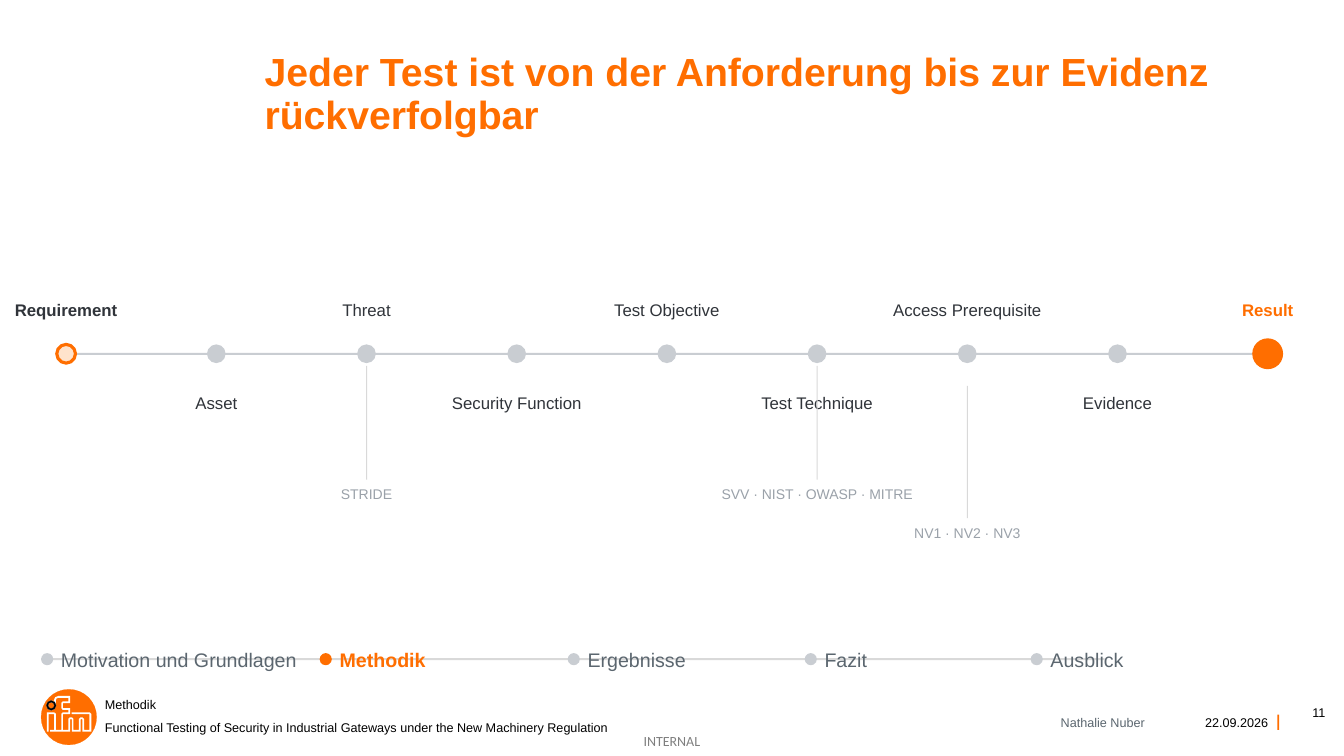
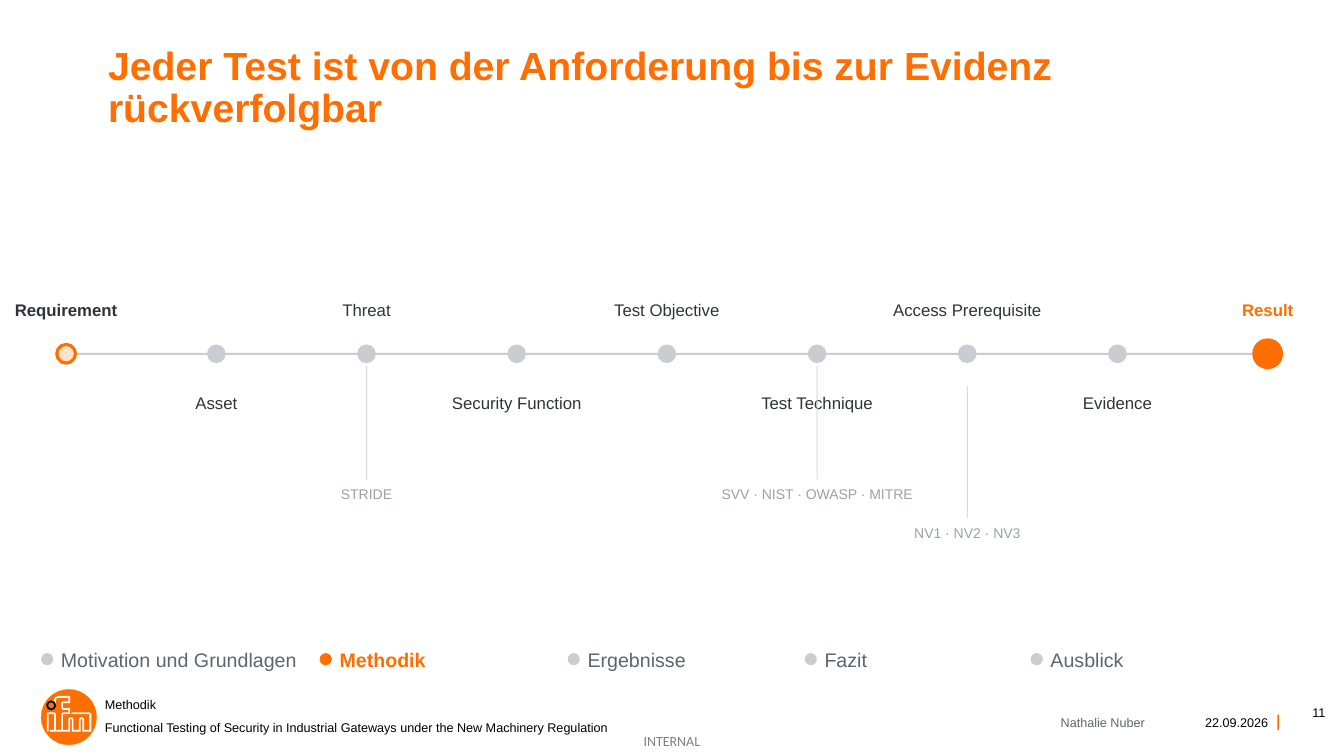
Before and after one commit to nathalienr/Bachelorarbeit, a slide deck: slide 11 of Functional Testing of Security in Industrial Gateways under the New Machinery Regulation.pptx. Drawn at 1344x756 pixels with LibreOffice and Linux fonts; fonts in the diff are those of the drawing; background and template pictures are left out. Boxes give left, top, right and bottom in pixels: in the first picture for what was removed or moved away, otherwise in the second. Text is boxed around its words. In the diff, an @@ line names an element or a change of style, - is before the commit and + after.

```diff
--- a/Functional Testing of Security in Industrial Gateways under the New Machinery Regulation.pptx
+++ b/Functional Testing of Security in Industrial Gateways under the New Machinery Regulation.pptx
@@ title "Jeder Test ist von der ..." moved from (x1=265, y1=57, x2=1209, y2=137) to (x1=108, y1=51, x2=1052, y2=130) @@
@@ rectangle removed at (x1=41, y1=658, x2=1105, y2=660) @@
```
Also in this commit, not shown: 15 other slides changed, 1 other file.
